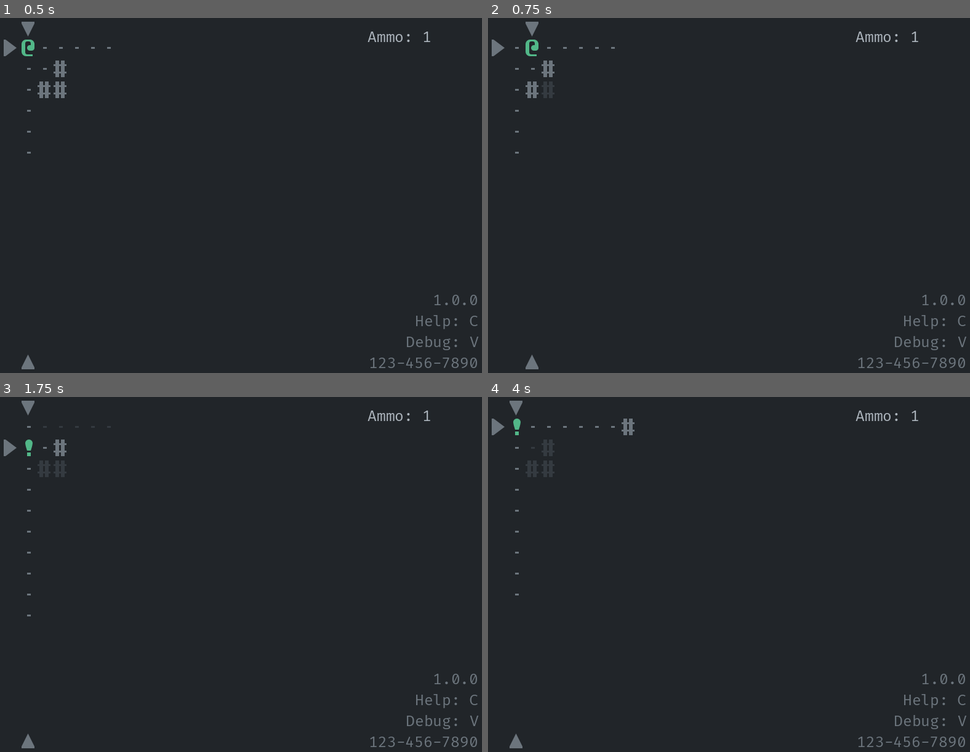
Above: before the commit, frames 1-4 (two rows, left to right).
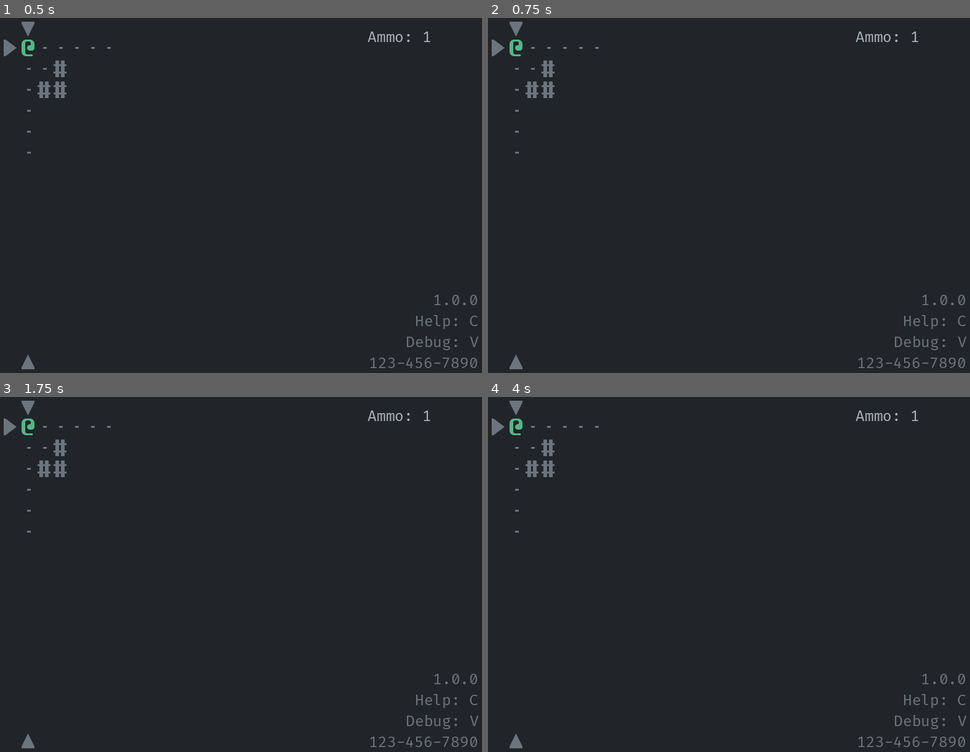
Above: after the commit, the same moments.

Repository: Bozar/godot-4-roguelike-tutorial
Game: Godot game, scene res://scene/main/main_screen.tscn
Same seed, same stepped clock (60 frames per second), same inputs: the game is played once before the commit and once after it.
Inputs:
- Up to frame 1 (0.5 s): no input
- Up to frame 2 (0.75 s): tap Enter at 0.5 s; hold D (move_right) from 0.53 s (still down); tap R (replay_game, bound only after the commit) at 0.6 s
- Up to frame 3 (1.75 s): tap O (restart_game) at 1.25 s; release D (move_right) at 1.28 s; hold S (move_down) from 1.28 s (still down); tap Space (aim) at 1.35 s; tap R (replay_game, bound only after the commit) at 1.55 s
- Up to frame 4 (4 s): tap O (restart_game) at 2, 2.75, 3.5 s; release S (move_down) at 2.03 s; hold D (move_right) 2.03-2.78 s; tap R (replay_game, bound only after the commit) at 2.1, 2.85, 3.8 s; hold W (move_up) 2.78-3.53 s; hold A (move_left) from 3.53 s (still down); tap Space (aim) at 3.6 s

Frame 1 is identical in both runs. In frame 2, 0.5% of the frame differs, in the area x 4-27%, y 1-99%; in frame 3, 0.5%; in frame 4, 0.4%.

Commit message:
Restart the game with the same RNG seed.

Diff:
--- /dev/null
+++ b/autoload/transfer_data.gd
@@ -0,0 +1,14 @@
+# class_name TransferData
+extends Node2D
+
+
+var rng_seed: int:
+    get:
+        return _rng_seed
+
+
+var _rng_seed: int = 0
+
+
+func set_rng_seed(value: int) -> void:
+    _rng_seed = value
--- a/library/input_tag.gd
+++ b/library/input_tag.gd
@@ -9,6 +9,7 @@
 const AIM: StringName = &"aim"
 
 const RESTART_GAME: StringName = &"restart_game"
+const REPLAY_GAME: StringName = &"replay_game"
 
 
 const MOVE_ACTIONS: Array[StringName] = [
--- a/library/node_reference.gd
+++ b/library/node_reference.gd
@@ -38,7 +38,7 @@
     },
     PLAYER_INPUT: {
         SIGNAL_ACTION_PRESSED: [
-            PC_ACTION,
+            PC_ACTION, RANDOM_NUMBER,
         ],
     },
     SCHEDULE: {
--- a/project.godot
+++ b/project.godot
@@ -22,6 +22,7 @@
 SpriteState="*res://autoload/sprite_state.gd"
 ScheduleHelper="*res://autoload/schedule_helper.gd"
 EndGame="*res://autoload/end_game.gd"
+TransferData="*res://autoload/transfer_data.gd"
 
 [display]
 
@@ -75,6 +76,11 @@
 "events": [Object(InputEventKey,"resource_local_to_scene":false,"resource_name":"","device":-1,"window_id":0,"alt_pressed":false,"shift_pressed":false,"ctrl_pressed":false,"meta_pressed":false,"pressed":false,"keycode":79,"physical_keycode":0,"key_label":0,"unicode":111,"echo":false,"script":null)
 ]
 }
+replay_game={
+"deadzone": 0.5,
+"events": [Object(InputEventKey,"resource_local_to_scene":false,"resource_name":"","device":-1,"window_id":0,"alt_pressed":false,"shift_pressed":false,"ctrl_pressed":false,"meta_pressed":false,"pressed":false,"keycode":82,"physical_keycode":0,"key_label":0,"unicode":114,"echo":false,"script":null)
+]
+}
 
 [rendering]
 
--- a/scene/main/main_screen.gd
+++ b/scene/main/main_screen.gd
@@ -7,7 +7,7 @@
     _connect_nodes(NodeReference.NODE_CONNECTIONS)
 
     VisualEffect.set_background_color()
-    $RandomNumber.set_initial_seed(0)
+    $RandomNumber.set_initial_seed(TransferData.rng_seed)
     $InitWorld.create_world()
     $Sidebar.init_gui()
     $Schedule.start_next_turn()
--- a/scene/main/player_input.gd
+++ b/scene/main/player_input.gd
@@ -11,6 +11,8 @@
     elif _is_aim(event):
         return
     elif _is_restart_game(event):
+        return
+    elif _is_replay_game(event):
         return
 
 
@@ -31,6 +33,15 @@
 
 func _is_restart_game(event: InputEvent) -> bool:
     if event.is_action_pressed(InputTag.RESTART_GAME):
+        action_pressed.emit(InputTag.RESTART_GAME)
+        EndGame.reload()
+        return true
+    return false
+
+
+func _is_replay_game(event: InputEvent) -> bool:
+    if event.is_action_pressed(InputTag.REPLAY_GAME):
+        action_pressed.emit(InputTag.REPLAY_GAME)
         EndGame.reload()
         return true
     return false
--- a/scene/main/random_number.gd
+++ b/scene/main/random_number.gd
@@ -25,3 +25,13 @@
         new_seed = _rng.randi()
     _rng.seed = new_seed
     print("Seed: %d" % new_seed)
+
+
+func _on_PlayerInput_action_pressed(input_tag: StringName) -> void:
+    match input_tag:
+        # InputTag.COPY_SEED:
+        #     DisplayServer.clipboard_set(str(get_seed()))
+        InputTag.REPLAY_GAME:
+            TransferData.set_rng_seed(get_seed())
+        InputTag.RESTART_GAME:
+            TransferData.set_rng_seed(0)
